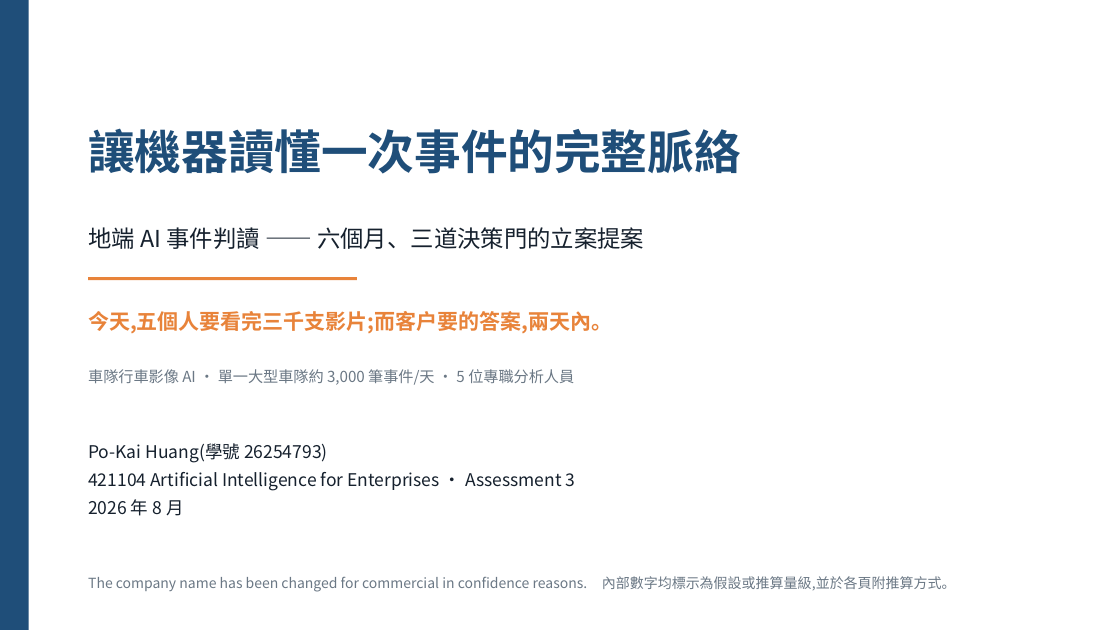
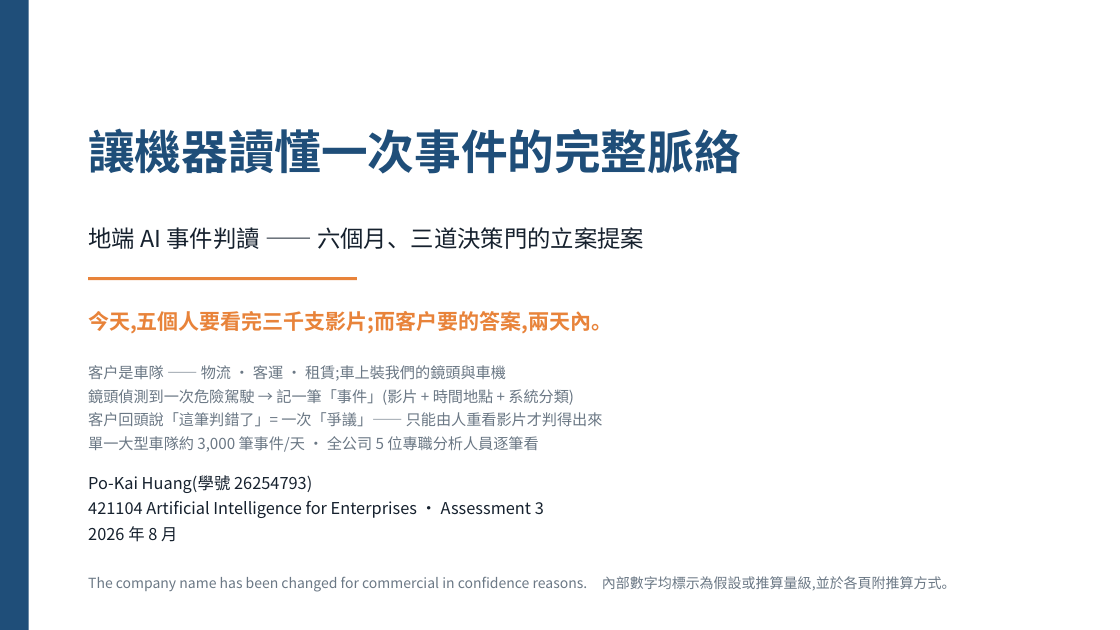
Before and after one commit to pokai-huang0828/UTS_workspace, a slide deck: slide 1 of Artificial Intelligence for Enterprises/Assessment3/Huang_26254793_421104_Assessment 3.pptx. Drawn at 1120x630 pixels with LibreOffice and Linux fonts; fonts in the diff are those of the drawing. Boxes give left, top, right and bottom in pixels: in the first picture for what was removed or moved away, otherwise in the second. Text is boxed around its words. In the diff, an @@ line names an element or a change of style, - is before the commit and + after.

```diff
--- a/Artificial Intelligence for Enterprises/Assessment3/Huang_26254793_421104_Assessment 3.pptx
+++ b/Artificial Intelligence for Enterprises/Assessment3/Huang_26254793_421104_Assessment 3.pptx
@@ text at [88,365,603,452]: text changed @@
-車隊行車影像 AI · 單一大型車隊約 3,000 筆事件/天 · 5 位專職分析人員
+客戶是車隊 —— 物流 · 客運 · 租賃;車上裝我們的鏡頭與車機
+鏡頭偵測到一次危險駕駛 → 記一筆「事件」(影片 + 時間地點 + 系統分類)
+客戶回頭說「這筆判錯了」= 一次「爭議」—— 只能由人重看影片才判得出來
+單一大型車隊約 3,000 筆事件/天 · 全公司 5 位專職分析人員逐筆看
@@ text "Po-Kai Huang(學號 26254793)": place and size @@
-text "Po-Kai Huang(學號 26254793)" at [88,443,576,516]
+text "Po-Kai Huang(學號 26254793)" at [88,475,544,542]
@@ text "Po-Kai Huang(學號 26254793)" at [88,475,544,542]: size 15 to 14 pt; line spacing 1.35 to 1.3 @@
```
Also in this commit, not shown: 4 other files.
